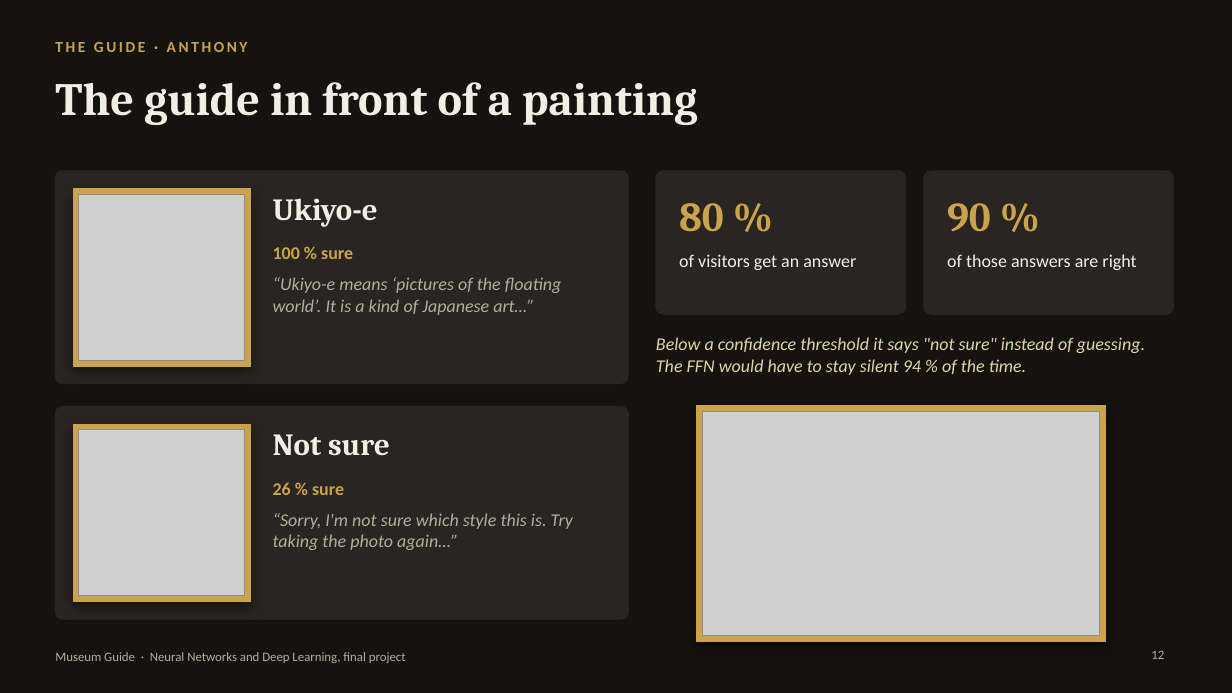
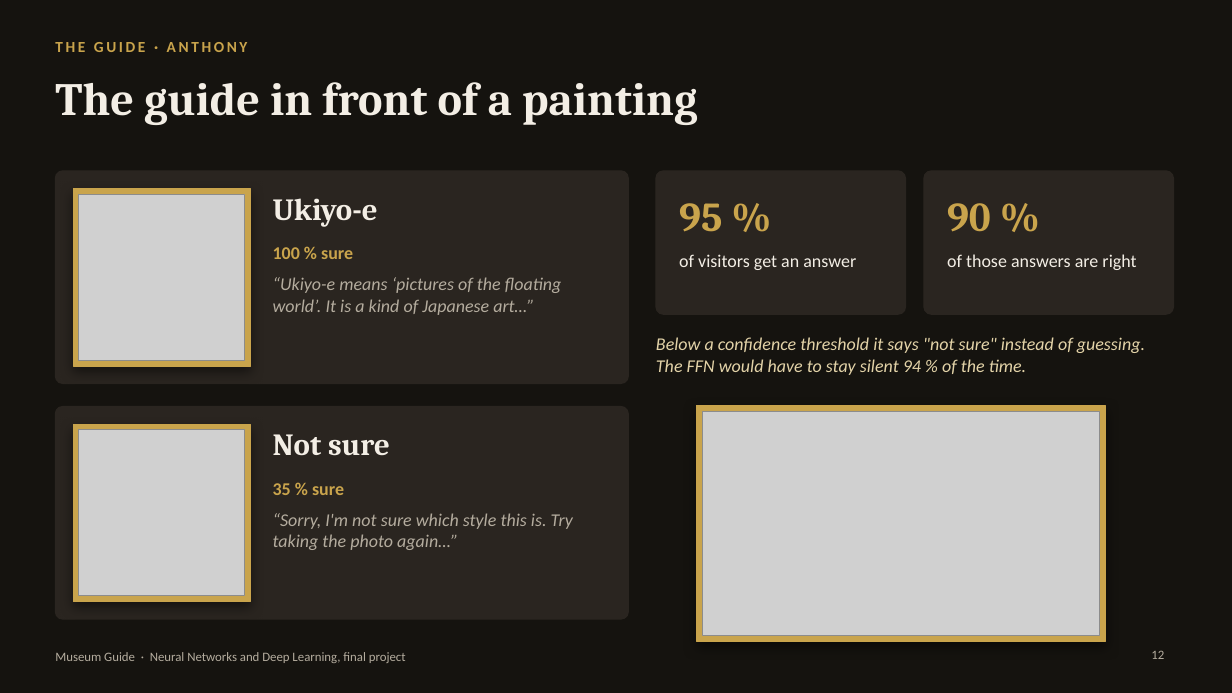
Before and after one commit to anthonyrascle43-stack/Neural-Network-Project, a slide deck: slide 12 of slides/museum_guide.pptx. Drawn at 1232x693 pixels with LibreOffice and Linux fonts; fonts in the diff are those of the drawing; grey boxes stand for pictures. Boxes give left, top, right and bottom in pixels: in the first picture for what was removed or moved away, otherwise in the second. Text is boxed around its words. In the diff, an @@ line names an element or a change of style, - is before the commit and + after.

```diff
--- a/slides/museum_guide.pptx
+++ b/slides/museum_guide.pptx
@@ text at bbox=[679, 203, 722, 232]: text changed @@
-80 %
+95 %
@@ text at bbox=[273, 483, 344, 495]: text changed @@
-26 % sure
+35 % sure
```
